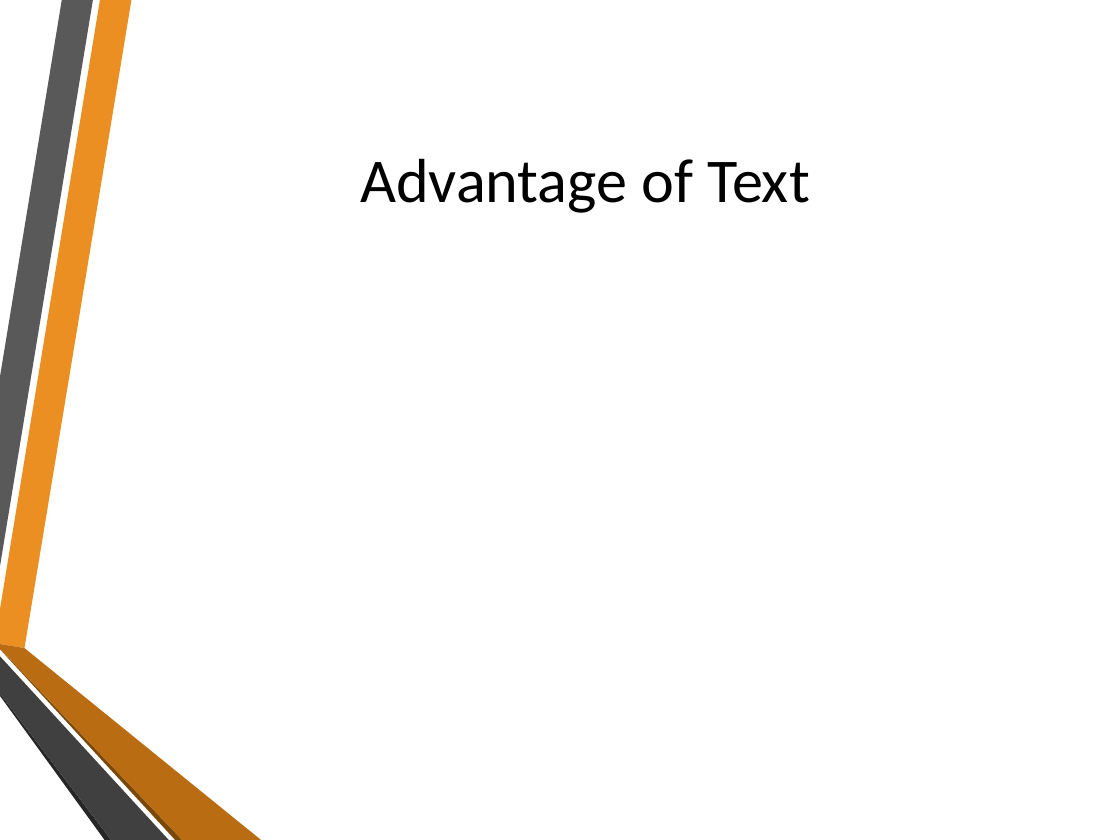
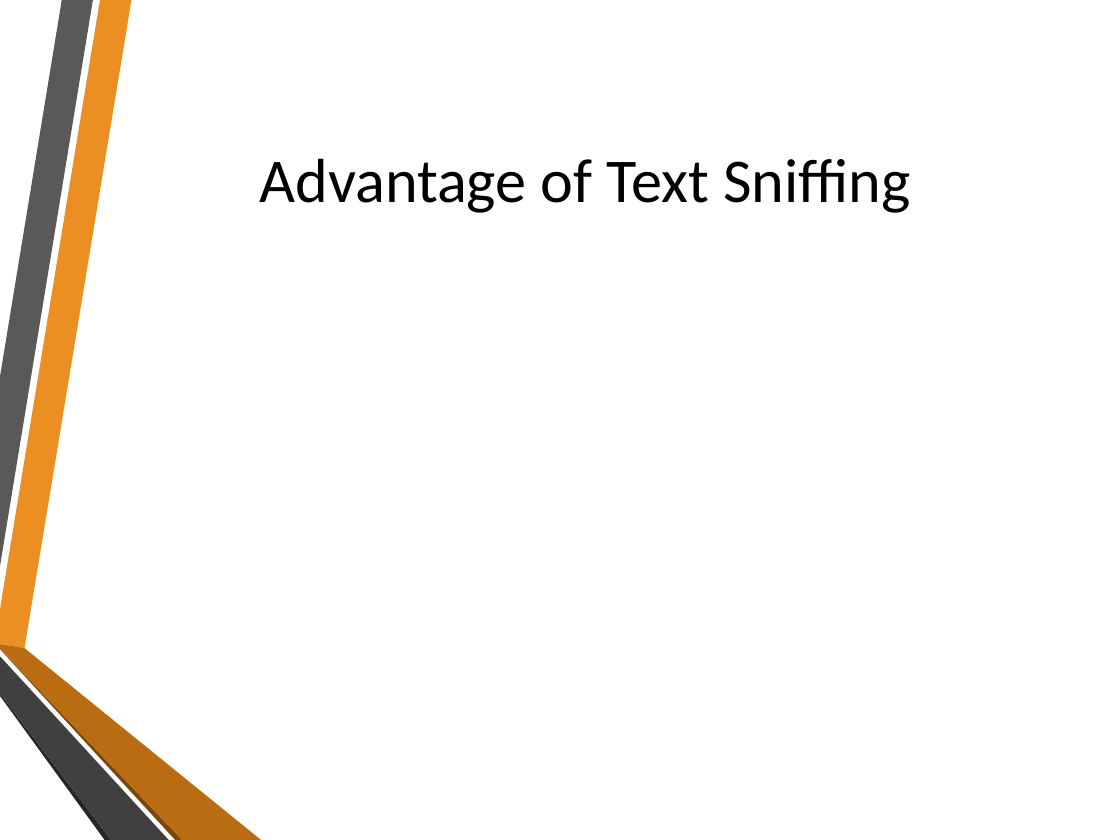
Before and after one commit to PritomKumar/SPLproject-1, a slide deck: slide 6 of Extracting Text File From Downloaded Packet File.pptx. Drawn at 1120x840 pixels with LibreOffice and Linux fonts; fonts in the diff are those of the drawing; background and template pictures are left out. Boxes give left, top, right and bottom in pixels: in the first picture for what was removed or moved away, otherwise in the second. Text is boxed around its words. In the diff, an @@ line names an element or a change of style, - is before the commit and + after.

Commit message:
Slide

```diff
--- a/Extracting Text File From Downloaded Packet File.pptx
+++ b/Extracting Text File From Downloaded Packet File.pptx
@@ title at bbox=[259, 158, 911, 213]: text changed @@
-Advantage of Text
+Advantage of Text Sniffing
```
Also in this commit, not shown: 1 other slide changed, 2 slides added, 1 slide removed, 5 other files.
